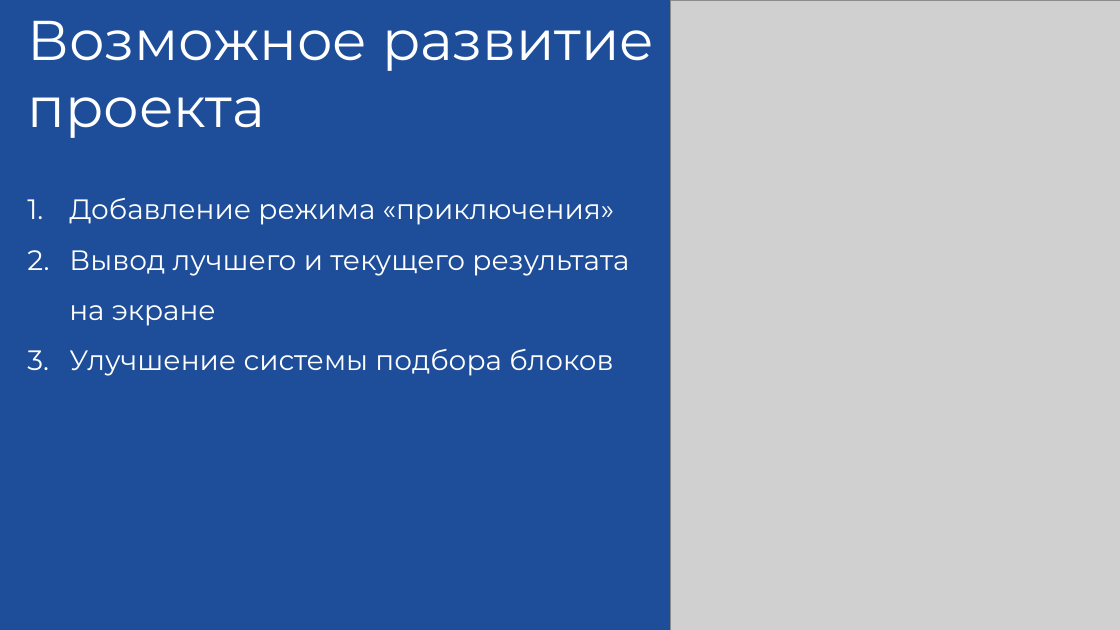
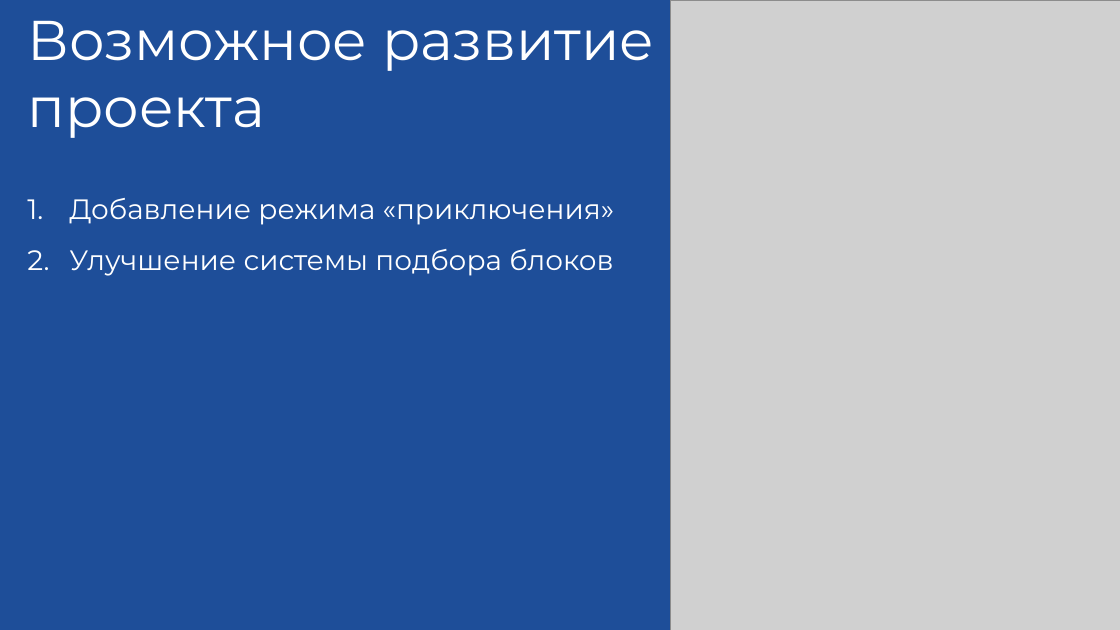
Before and after one commit to Vovede/BlockLines, a slide deck: slide 4 of BlockLines presentation.pptx. Drawn at 1120x630 pixels with LibreOffice and Linux fonts; fonts in the diff are those of the drawing; grey boxes stand for pictures. Boxes give left, top, right and bottom in pixels: in the first picture for what was removed or moved away, otherwise in the second. Text is boxed around its words. In the diff, an @@ line names an element or a change of style, - is before the commit and + after.

Commit message:
presentation

```diff
--- a/BlockLines presentation.pptx
+++ b/BlockLines presentation.pptx
@@ text at <box>69,250,629,326</box>: paragraph removed @@
-2. Вывод лучшего и текущего результата на экране
```
